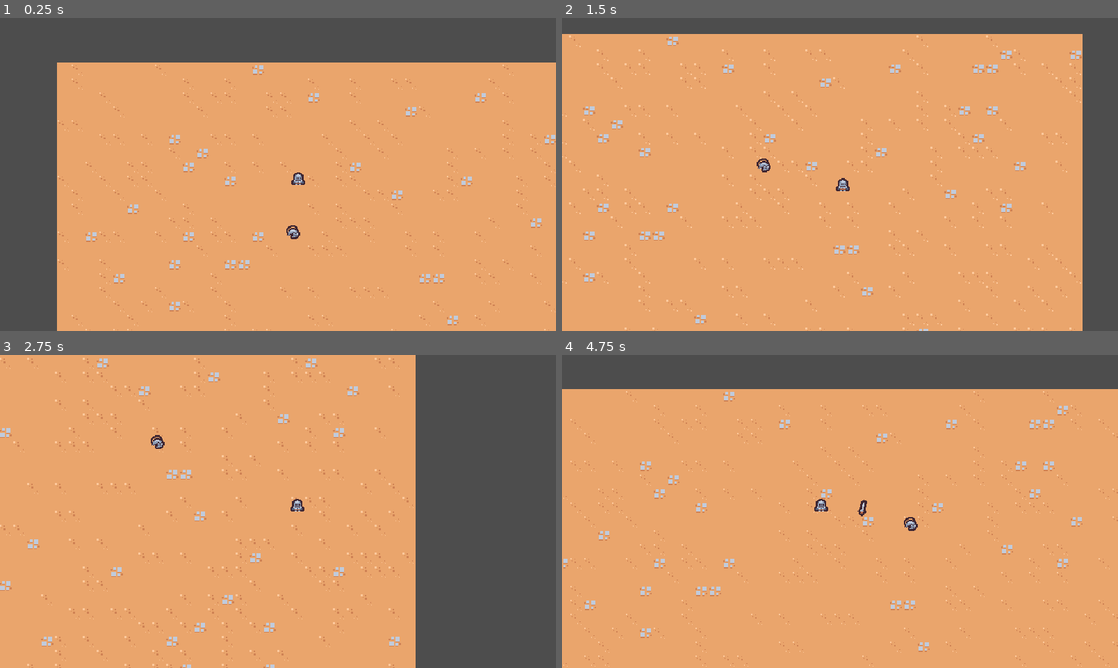
Above: before the commit, frames 1-4 (two rows, left to right).
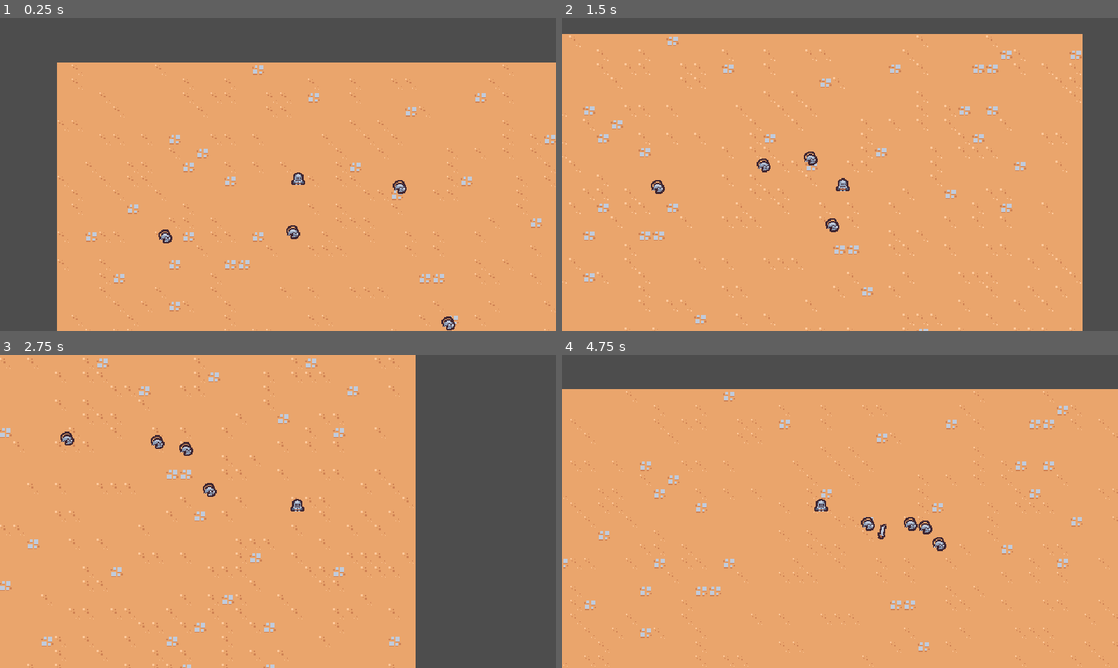
Above: after the commit, the same moments.

Repository: rafariossaa/godot_2d_survival_tutorial
Game: Godot game, scene res://scenes/main/main.tscn
Two runs of this game, one before a commit and one after it. Both use one fixed random seed, a clock stepped at 60 frames per second and the inputs below.
Inputs:
- Up to frame 1 (0.25 s): no input
- Up to frame 2 (1.5 s): hold Right (move_right) 0.53-1.28 s; hold Down (move_down) from 1.28 s (still down)
- Up to frame 3 (2.75 s): release Down (move_down) at 2.03 s; hold Right (move_right) from 2.03 s (still down)
- Up to frame 4 (4.75 s): release Right (move_right) at 2.78 s; hold Up (move_up) 2.78-3.53 s; hold Left (move_left) from 3.53 s (still down)

The runs differ from the first frame. In frame 1, 0.2% of the frame differs, in the area x 28-82%, y 51-100%; in frame 2, 0.2%; in frame 3, 0.2%; in frame 4, 0.3%, in the area x 53-70%, y 46-63%.

Commit message:
Lesson 10- Targeting Enemies with sword abilities

Diff:
--- a/scenes/ability/sword_ability/sword_ability.tscn
+++ b/scenes/ability/sword_ability/sword_ability.tscn
@@ -37,12 +37,9 @@
 tracks/2/interp = 1
 tracks/2/loop_wrap = true
 tracks/2/keys = {
-"times": PackedFloat32Array(0.75),
-"transitions": PackedFloat32Array(1),
-"values": [{
-"args": [],
-"method": &"queue_free"
-}]
+"times": PackedFloat32Array(),
+"transitions": PackedFloat32Array(),
+"values": []
 }
 
 [sub_resource type="Animation" id="Animation_68pgb"]
--- a/scenes/ability/sword_ability_controller/sword_ability_controller.gd
+++ b/scenes/ability/sword_ability_controller/sword_ability_controller.gd
@@ -3,6 +3,7 @@
 
 extends Node
 
+const MAX_RANGE = 150
 @export var sword_ability: PackedScene
 
 
@@ -16,6 +17,22 @@
 	if player == null:
 		return
 
+	var enemies = get_tree().get_nodes_in_group("enemy")
+	# get the list of enemies that are in the MAX_RANGE radio
+	enemies = enemies.filter(func (enemy: Node2D):
+			return enemy.global_position.distance_squared_to(player.global_position) < pow(MAX_RANGE, 2)
+	)
+
+	if enemies.size() == 0:
+		return
+	#Get enemies that are closer to the player
+	enemies.sort_custom(func(a: Node2D, b: Node2D):
+		var a_distance = a.global_position.distance_squared_to(player.global_position)
+		var b_distance = b.global_position.distance_squared_to(player.global_position)
+		return a_distance < b_distance
+	)
+
 	var sword_instance = sword_ability.instantiate() as Node2D
 	player.get_parent().add_child(sword_instance)
-	sword_instance.global_position = player.global_position
+	# Makes the sword appear on the closest one
+	sword_instance.global_position = enemies[0].global_position
--- a/scenes/basic_enemy/basic_enemy.tscn
+++ b/scenes/basic_enemy/basic_enemy.tscn
@@ -6,7 +6,7 @@
 [sub_resource type="CircleShape2D" id="CircleShape2D_srxry"]
 radius = 5.0
 
-[node name="BasicEnemy" type="CharacterBody2D"]
+[node name="BasicEnemy" type="CharacterBody2D" groups=["enemy"]]
 collision_layer = 0
 script = ExtResource("1_4ivcd")
 
--- a/scenes/main/main.tscn
+++ b/scenes/main/main.tscn
@@ -19,3 +19,12 @@
 
 [node name="BasicEnemy" parent="." instance=ExtResource("4_jysju")]
 position = Vector2(270, 218)
+
+[node name="BasicEnemy2" parent="." instance=ExtResource("4_jysju")]
+position = Vector2(465, 317)
+
+[node name="BasicEnemy3" parent="." instance=ExtResource("4_jysju")]
+position = Vector2(414, 149)
+
+[node name="BasicEnemy4" parent="." instance=ExtResource("4_jysju")]
+position = Vector2(108, 212)
